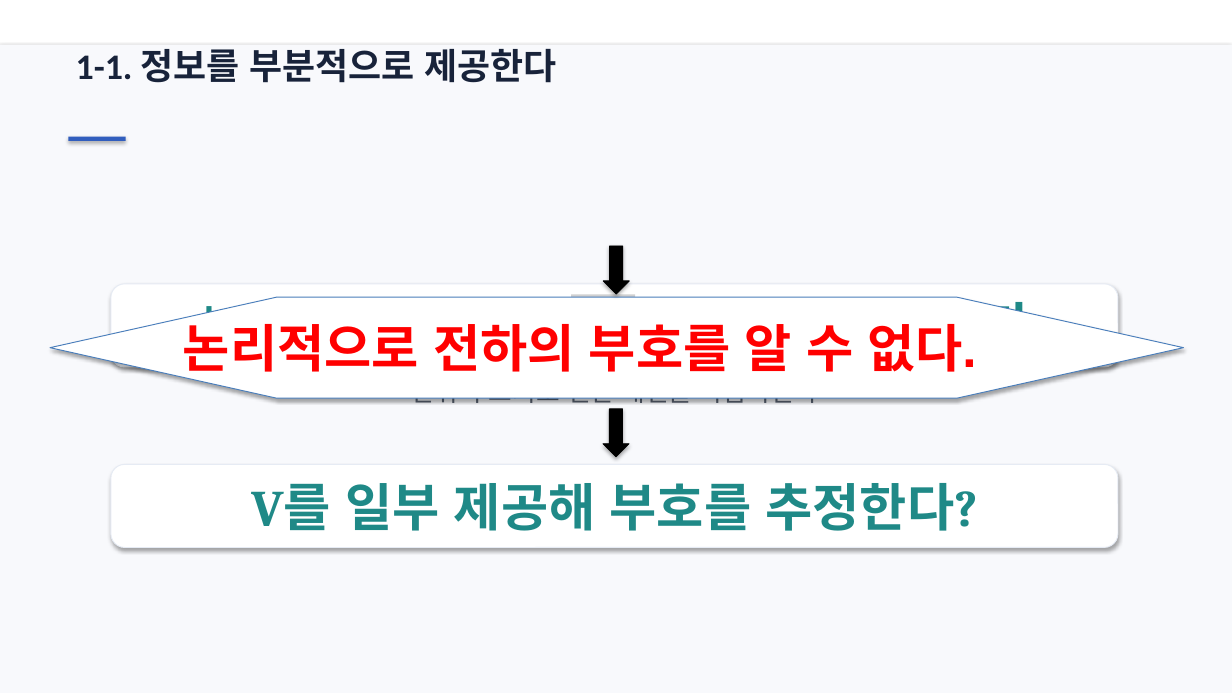
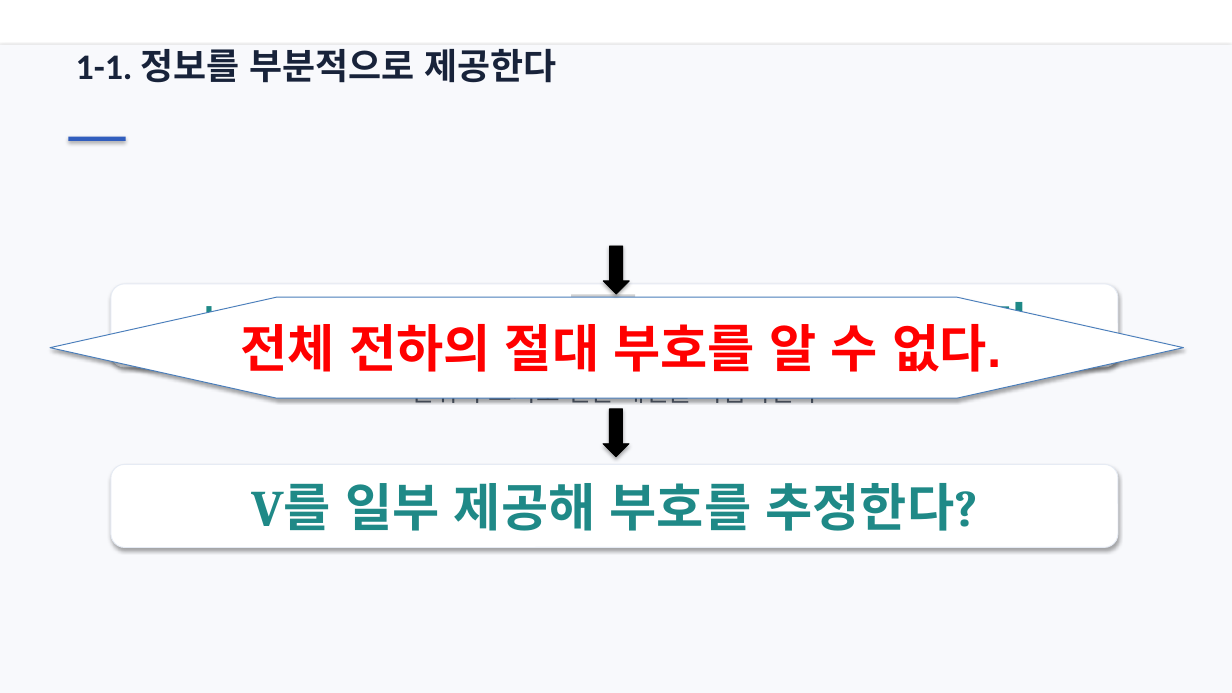
Before and after one commit to ohyunu525/KK-AI, a slide deck: slide 13 of Documents/보고서 파일.pptx. Drawn at 1232x693 pixels with LibreOffice and Linux fonts; fonts in the diff are those of the drawing; grey boxes stand for pictures. Boxes give left, top, right and bottom in pixels: in the first picture for what was removed or moved away, otherwise in the second. Text is boxed around its words. In the diff, an @@ line names an element or a change of style, - is before the commit and + after.

```diff
--- a/Documents/보고서 파일.pptx
+++ b/Documents/보고서 파일.pptx
@@ text at bbox=[240, 324, 1002, 372]: text changed @@
-논리적으로 전하의 부호를 알 수 없다.
+전체 전하의 절대 부호를 알 수 없다.
```
Also in this commit, not shown: 6 other slides changed, 4 slides added, 1 slide removed.
